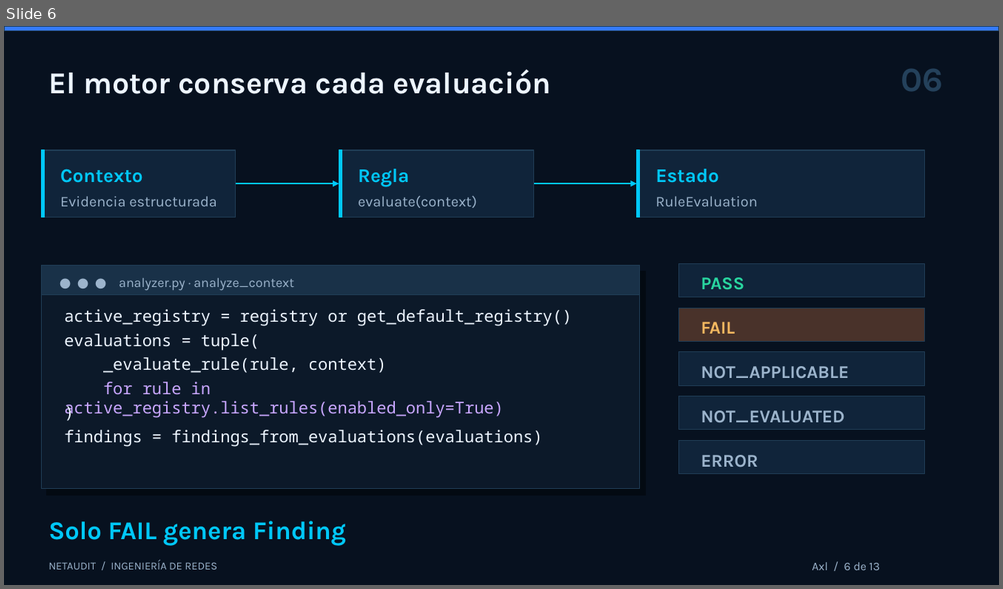
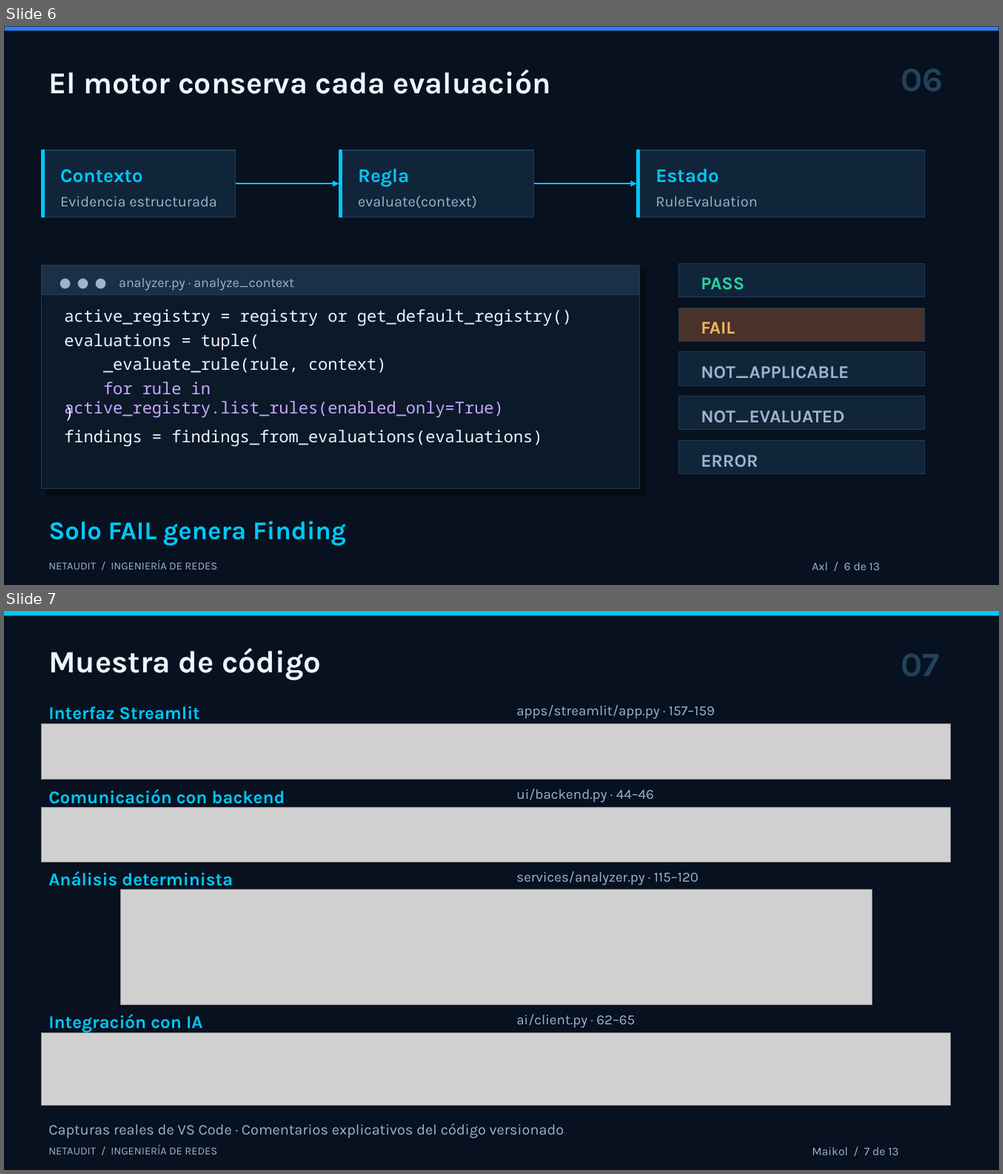
Before and after one commit to thomasdbs21/grupo-1, a slide deck: Entregables-APT/Fase-3/Presentacion/NetAudit_Defensa_Final_Comision_2026.pptx. Shown one above the other, each under a label of ours: slide 6 before the commit, slides 6 and 7 after it. The pictures are 1003x589 and 1003x1174 pixels, drawn with LibreOffice and Linux fonts; fonts in the diff are those of the drawing; grey boxes stand for pictures. Boxes give left, top, right and bottom in pixels: in the first picture for what was removed or moved away, otherwise in the second. Text is boxed around its words. In the diff, an @@ line names an element or a change of style, - is before the commit and + after.

Commit message:
docs: incorporar capturas reales del código comentado

```diff
--- a/Entregables-APT/Fase-3/Presentacion/NetAudit_Defensa_Final_Comision_2026.pptx
+++ b/Entregables-APT/Fase-3/Presentacion/NetAudit_Defensa_Final_Comision_2026.pptx
@@ slide 7 added at (4,611,999,1170), background #07111F @@
@@ rectangle added at (4,611,999,615), fill #00C8F8 @@
@@ text added at (48,648,321,681), 30 pt, text #EDF5FF, bold @@
+Muestra de código
@@ text added at (900,654,939,676), 33 pt, text #24415B, bold @@
+07
@@ text added at (48,706,200,724), 17.2 pt, text #00C8F8, bold @@
+Interfaz Streamlit
@@ text added at (516,705,714,719), 13.5 pt, text #9CB4CC @@
+apps/streamlit/app.py · 157–159
@@ picture added at (41,723,950,780) @@
@@ picture added at (41,808,950,863) @@
@@ text added at (48,789,285,808), 17.2 pt, text #00C8F8, bold @@
+Comunicación con backend
@@ text added at (516,789,654,803), 13.5 pt, text #9CB4CC @@
+ui/backend.py · 44–46
@@ text added at (48,871,233,890), 17.2 pt, text #00C8F8, bold @@
+Análisis determinista
@@ text added at (516,871,698,886), 13.5 pt, text #9CB4CC @@
+services/analyzer.py · 115–120
@@ picture added at (120,890,872,1005) @@
@@ text added at (48,1014,202,1034), 17.2 pt, text #00C8F8, bold @@
+Integración con IA
@@ text added at (516,1014,634,1028), 13.5 pt, text #9CB4CC @@
+ai/client.py · 62–65
@@ picture added at (41,1034,950,1106) @@
@@ text added at (48,1124,564,1139), 14.2 pt, text #9CB4CC @@
+Capturas reales de VS Code · Comentarios explicativos del código versionado
@@ text added at (48,1145,217,1155), 10.5 pt, text #9CB4CC @@
+NETAUDIT / INGENIERÍA DE REDES
@@ text added at (811,1147,899,1156), 11.2 pt, text #9CB4CC @@
+Maikol / 7 de 13
```
Also in this commit, not shown: 1 slide removed, 1 other file.
